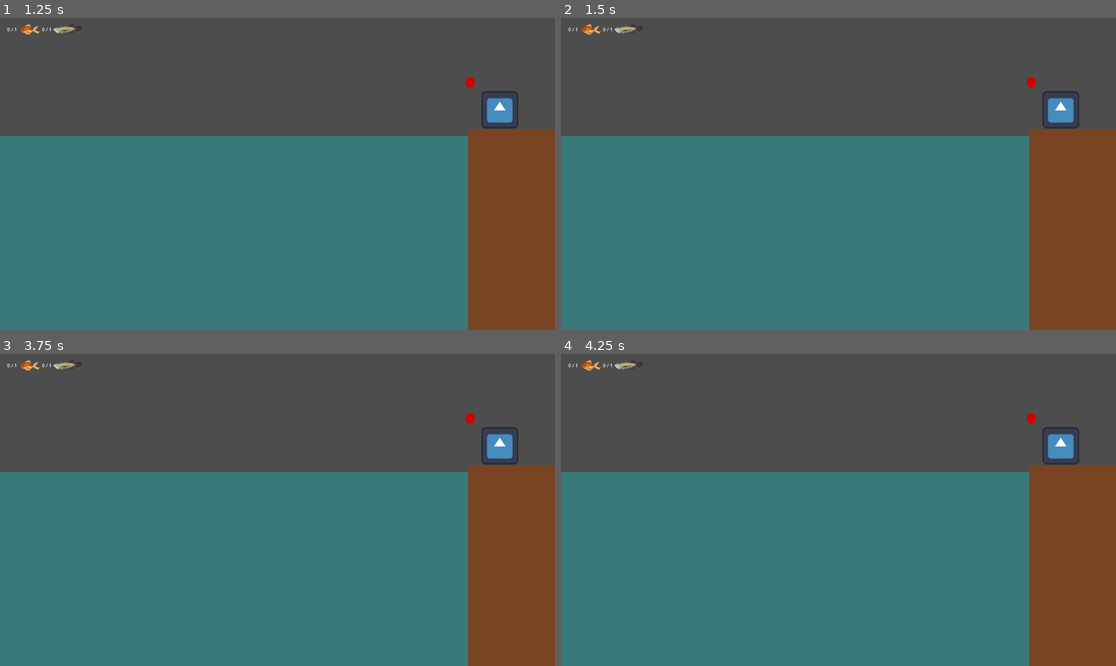
Above: before the commit, frames 1-4 (two rows, left to right).
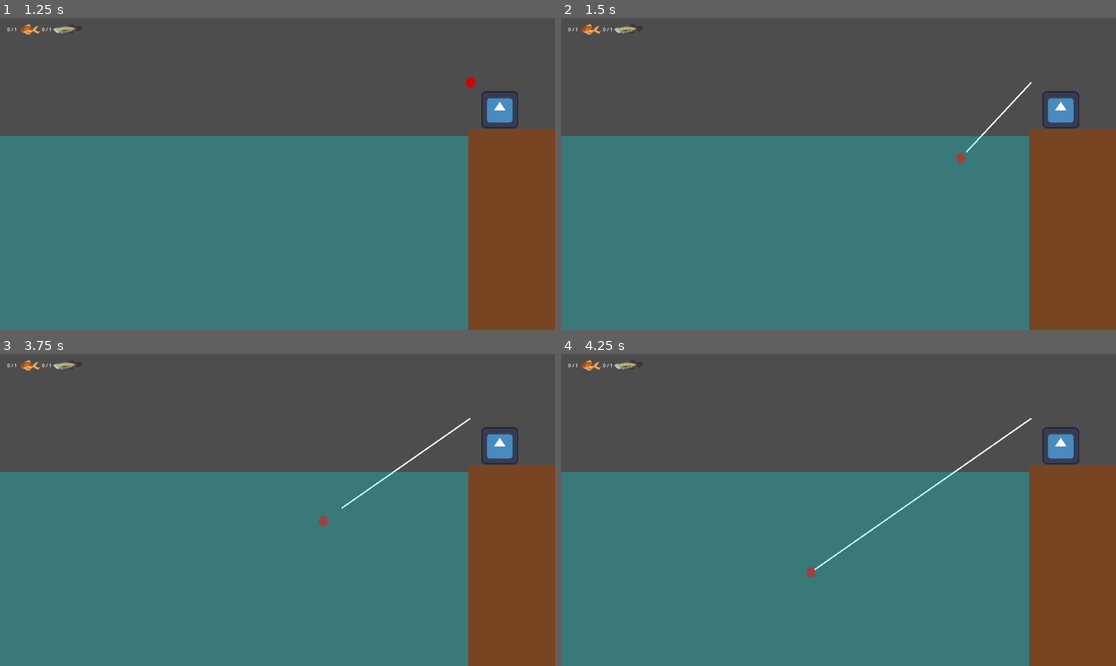
Above: after the commit, the same moments.

Repository: RajwolChapagain/Fishing-Mini-Game
Game: Godot game, scene res://main.tscn
Two runs of this game, one before a commit and one after it. Both use one fixed random seed, a clock stepped at 60 frames per second and the inputs below. The engine's default icon, where the game draws it, is replaced by a stand-in: a white triangle on a blue panel in a dark square.
Inputs (mouse positions are in pixels of both pictures, inside the frame that each line leads up to):
- Up to frame 1 (1.25 s): click "PLAY" at 0.5 s
- Up to frame 2 (1.5 s): tap Enter at 1.25 s; move the mouse to (960, 158) at 1.27 s; press the mouse at (960, 158) at 1.28 s
- Up to frame 3 (3.75 s): tap Space at 2, 3.5 s; move the mouse to (166, 525) at 2.02 s; release the mouse at (166, 525) at 2.03 s; click (166, 525) at 2.1 s; tap Enter at 2.75 s; move the mouse to (333, 441) at 2.77 s; press the mouse at (333, 441) at 2.78 s; move the mouse to (249, 572) at 3.52 s; release the mouse at (249, 572) at 3.53 s; click (249, 572) at 3.6 s
- Up to frame 4 (4.25 s): no input

Frame 1 is identical in both runs. In frame 2, 0.2% of the frame differs, in the area x 71-86%, y 18-47%; in frame 3, 0.2%; in frame 4, 0.3%, in the area x 44-86%, y 18-72%.

Commit message:
Reimplement throw_line

Diff:
--- a/project.godot
+++ b/project.godot
@@ -22,8 +22,8 @@
 
 [input]
 
-fail_level={
+throw_line={
 "deadzone": 0.5,
-"events": [Object(InputEventMouseButton,"resource_local_to_s …(202 unchanged characters)… ctor2(0, 0),"factor":1.0,"button_index":2,"canceled":false,"pressed":false,"double_click":false,"script":null)
+"events": [Object(InputEventMouseButton,"resource_local_to_s …(202 unchanged characters)… ctor2(0, 0),"factor":1.0,"button_index":1,"canceled":false,"pressed":false,"double_click":false,"script":null)
 ]
 }
